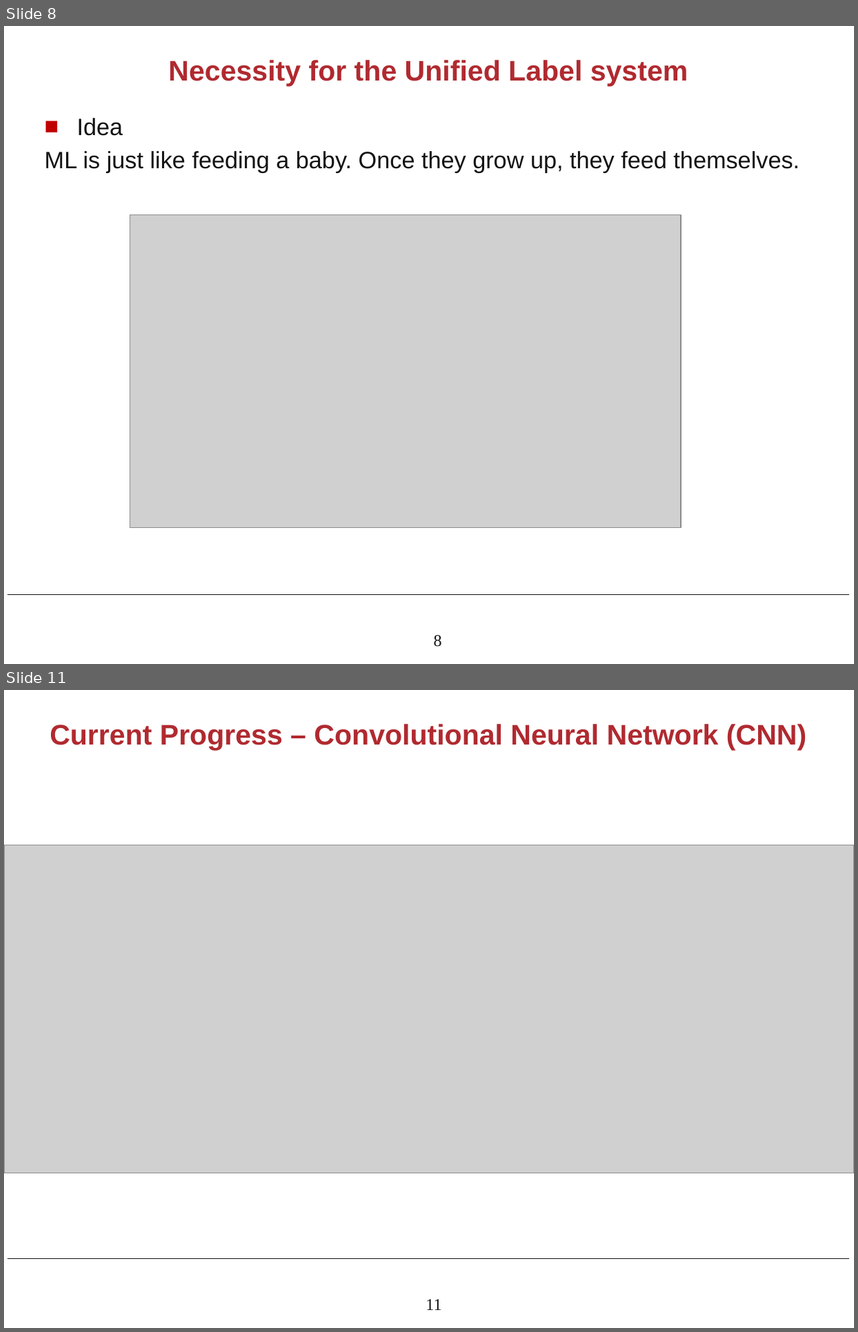
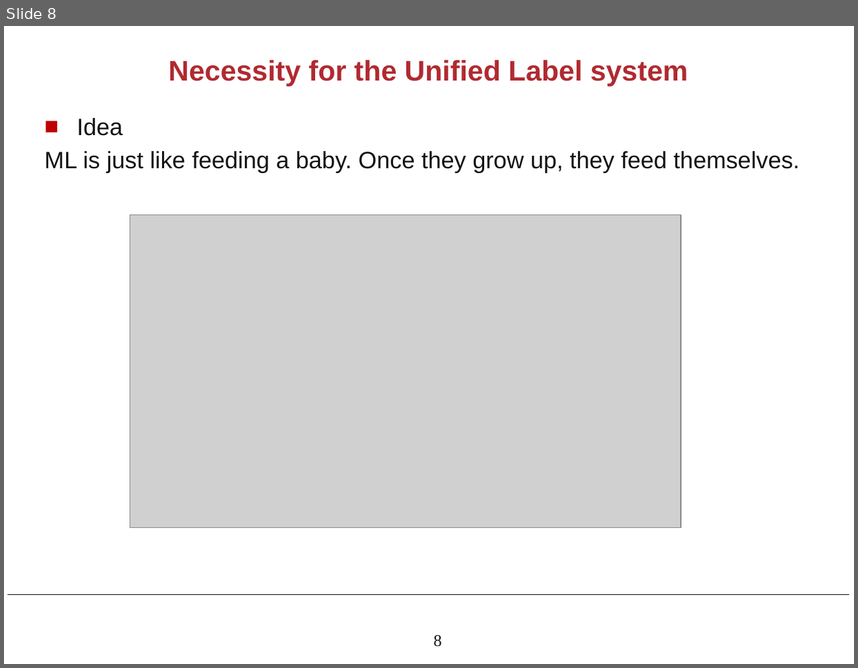
Before and after one commit to army17929/NLP, a slide deck: meeting_slides/week3.pptx. Shown one above the other, each under a label of ours: slides 8 and 11 before the commit, slide 8 after it; the slides between them are not shown. The pictures are 858x1332 and 858x668 pixels, drawn with LibreOffice and Linux fonts; fonts in the diff are those of the drawing; grey boxes stand for pictures; background and template pictures are left out. Boxes give left, top, right and bottom in pixels: in the first picture for what was removed or moved away, otherwise in the second. Text is boxed around its words. In the diff, an @@ line names an element or a change of style, - is before the commit and + after.

```diff
--- a/meeting_slides/week3.pptx
+++ b/meeting_slides/week3.pptx
@@ slide 11 removed at <box>4,690,854,1328</box>, background #FFFFFF; not listed: 2 template elements that a slide beside it also shows @@
@@ title removed at <box>50,724,806,751</box> @@
-Current Progress – Convolutional Neural Network (CNN)
@@ picture removed at <box>4,845,854,1173</box> @@
```
Also in this commit, not shown: 1 slide changed, 4 other slides removed, 6 other files.
